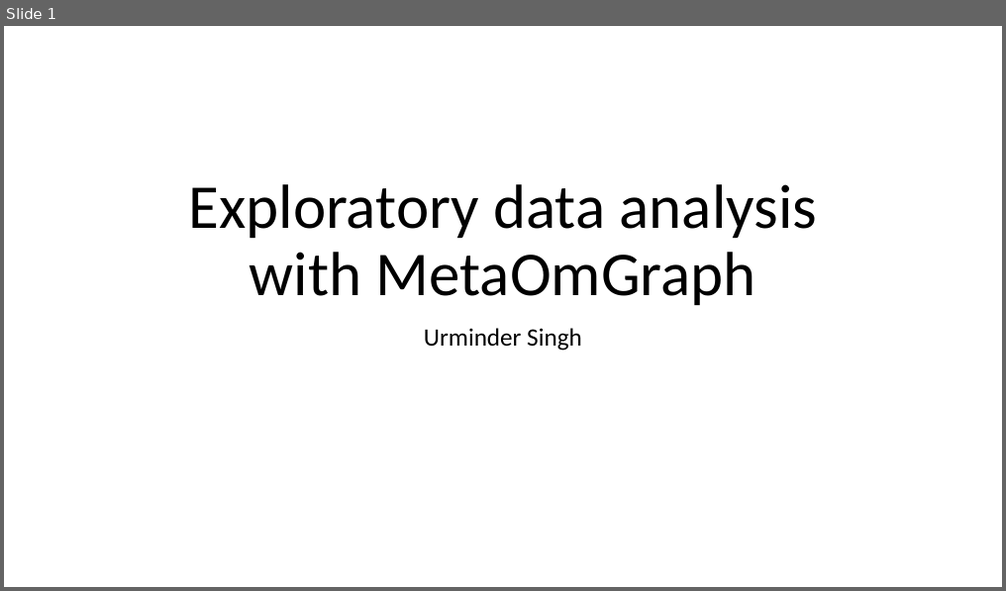
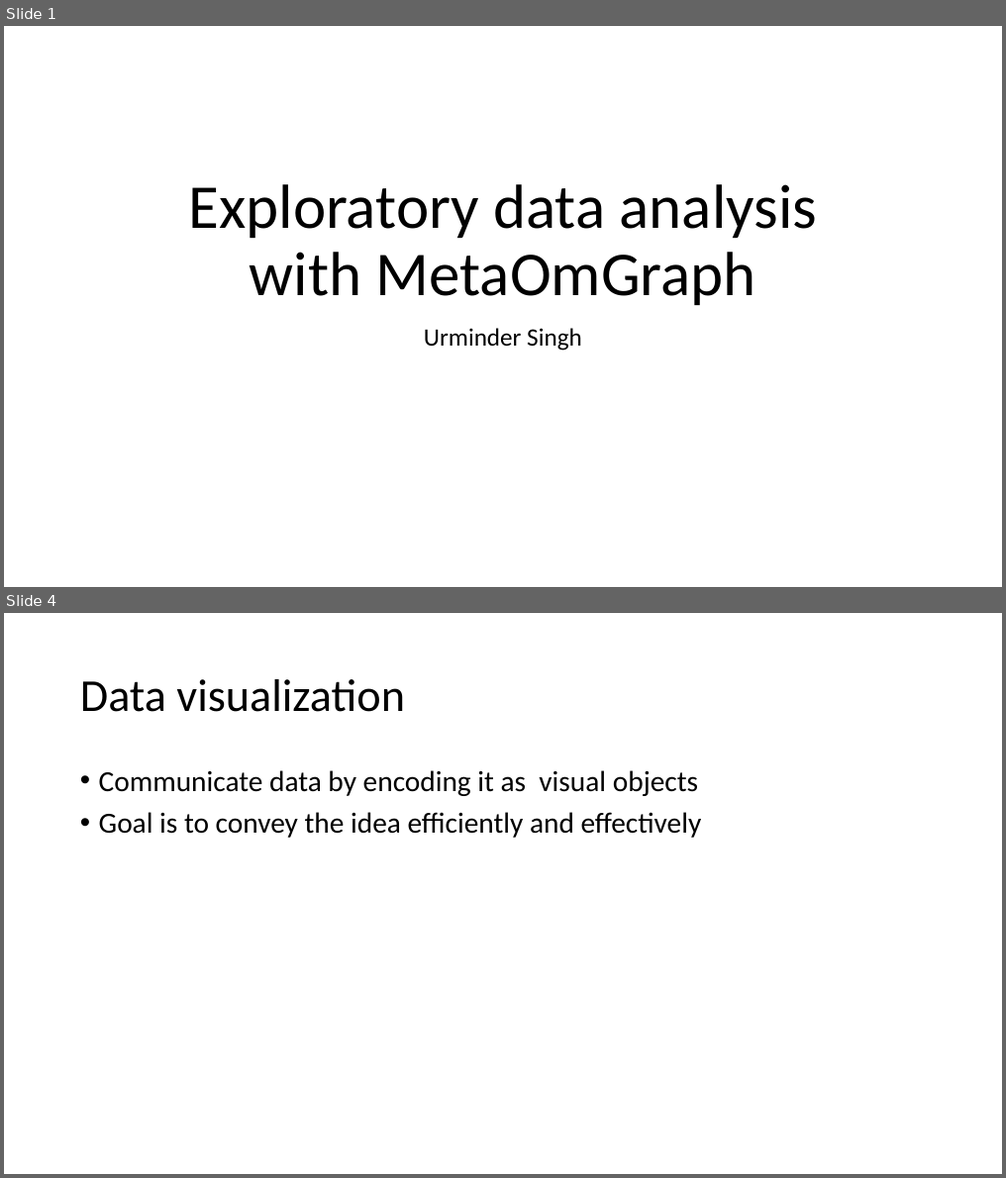
Before and after one commit to urmi-21/MOGtutorial, a slide deck: EDA_MOG.pptx. Shown one above the other, each under a label of ours: slide 1 before the commit, slides 1 and 4 after it; the slides between them are not shown. The pictures are 1006x591 and 1006x1178 pixels, drawn with LibreOffice and Linux fonts; fonts in the diff are those of the drawing. Boxes give left, top, right and bottom in pixels: in the first picture for what was removed or moved away, otherwise in the second. Text is boxed around its words. In the diff, an @@ line names an element or a change of style, - is before the commit and + after.

```diff
--- a/EDA_MOG.pptx
+++ b/EDA_MOG.pptx
@@ slide 4 added at (4,613,1002,1174), background #FFFFFF @@
@@ title added at (80,679,405,712), 44 pt, text #000000 @@
+Data visualization
@@ text added at (99,770,702,838), 28 pt, text #000000 @@
+• Communicate data by encoding it as visual objects
+• Goal is to convey the idea efficiently and effectively
```
Also in this commit, not shown: 2 other slides added, 1 slide removed.
